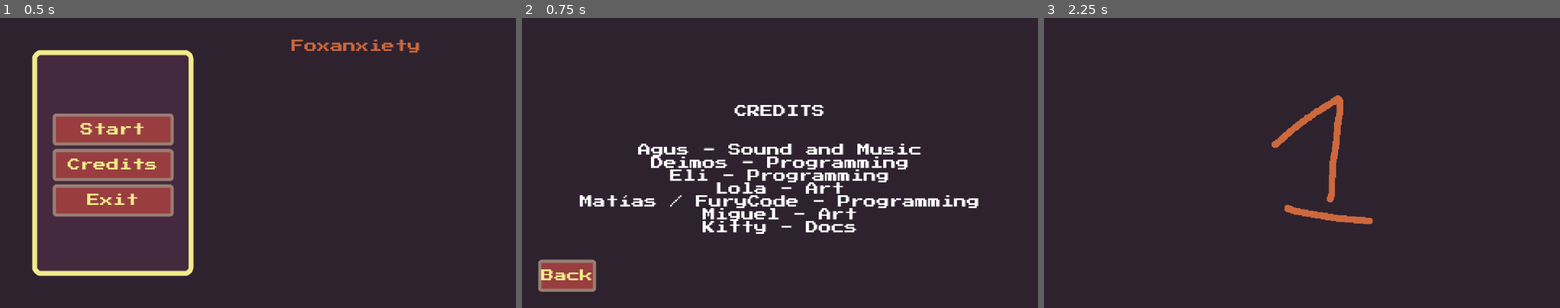
Above: before the commit, frames 1-3 (left to right).
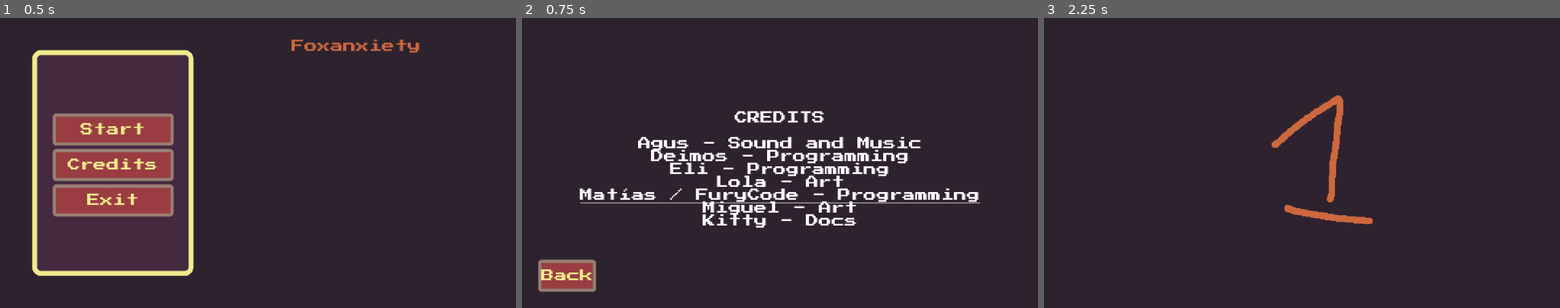
Above: after the commit, the same moments.

Repository: eliasescalante/GGJ26_team_kittens
Game: Godot game, scene res://src/scenes/main_screens/main_menu/main_menu.tscn
Two runs of this game, one before a commit and one after it. Both use one fixed random seed, a clock stepped at 60 frames per second and the inputs below.
Inputs:
- Up to frame 1 (0.5 s): no input
- Up to frame 2 (0.75 s): click "Credits" at 0.5 s
- Up to frame 3 (2.25 s): click "Back" at 1.25 s; click "Start" at 2 s

Frame 1 is identical in both runs. In frame 2, 8.5% of the frame differs, in the area x 11-89%, y 30-75%; in frame 3, nothing differs.

Commit message:
Se añade link de mi canal de youtube

Diff:
--- a/src/scenes/main_screens/credits/credits.gd
+++ b/src/scenes/main_screens/credits/credits.gd
@@ -3,3 +3,8 @@
 
 func _on_back_pressed() -> void:
 	get_tree().change_scene_to_file("res://src/scenes/main_screens/main_menu/main_menu.tscn")
+
+
+
+func _on_credits_meta_clicked(meta: Variant) -> void:
+	OS.shell_open(meta)
--- a/src/scenes/main_screens/credits/credits.tscn
+++ b/src/scenes/main_screens/credits/credits.tscn
@@ -66,12 +66,11 @@
 text = "[center]
 CREDITS
 
-
 Agus - Sound and Music
 Deimos - Programming
 Eli - Programming
 Lola - Art
-Matías / FuryCode - Programming
+[url=https://www.youtube.com/channel/UCSQ1hjr0lhdMrqIXuoMk_UA]Matías / FuryCode - Programming[/url]
 Miguel - Art
 Kitty - Docs
 [center]"
@@ -98,4 +97,5 @@
 theme_override_styles/pressed = SubResource("StyleBoxFlat_5if85")
 text = "Back"
 
+[connection signal="meta_clicked" from="MarginText/Credits" to="." method="_on_credits_meta_clicked"]
 [connection signal="pressed" from="MarginBack/Back" to="." method="_on_back_pressed"]
